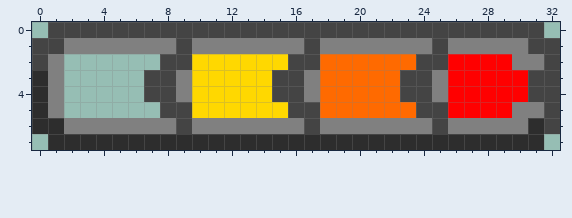
One commit to this pixel-art sprite: output/gui/gui/bar3.png. This is how it looked before the edit.
The file is 33x8 pixels. Colours within 5 levels of each other are drawn and written as one.
After the commit:
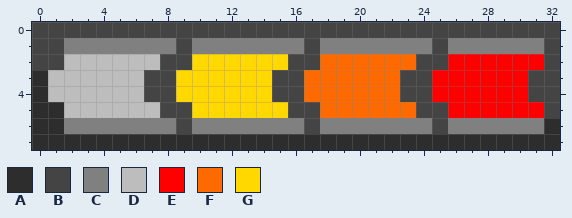
Palette (. is transparent): A #2d2d2d  B #444444  C #808080  D #bdbdbd  E #ff0000  F #ff6a00  G #ffd800
Change:
@@ x 0..32 @@
-0 .BBBBBBBBBBBBBBBBBBBBBBBBBBBBBBB.
-1 BBCCCCCCCBCCCCCCCBCCCCCCCBCCCCCBB
-2 BC......BBGGGGGGBBFFFFFFBBEEEECCB
-3 AC.....BBCGGGGGBBCFFFFFBBCEEEEEBB
-4 AC.....BBCGGGGGBBCFFFFFBBCEEEEEBB
-5 AC......BBGGGGGGBBFFFFFFBBEEEECCB
-6 AACCCCCCCBCCCCCCCBCCCCCCCBCCCCCAB
-7 .AAAAAAAAAAAAAAAAAAAAAAAAAAAAAAA.
+0 BBBBBBBBBBBBBBBBBBBBBBBBBBBBBBBBB
+1 BBCCCCCCCBCCCCCCCBCCCCCCCBCCCCCCB
+2 BBDDDDDDBBGGGGGGBBFFFFFFBBEEEEEEB
+3 ADDDDDDBBGGGGGGBBFFFFFFBBEEEEEEBB
+4 ADDDDDDBBGGGGGGBBFFFFFFBBEEEEEEBB
+5 AADDDDDDBBGGGGGGBBFFFFFFBBEEEEEEB
+6 AACCCCCCCBCCCCCCCBCCCCCCCBCCCCCCA
+7 AAAAAAAAAAAAAAAAAAAAAAAAAAAAAAAAA
Boxes around the changes in both pictures, in picture pixels (x1, y1, x2, y2):
changed: (32, 22, 192, 150)
changed: (512, 22, 560, 150)
changed: (304, 70, 320, 102)
changed: (432, 70, 448, 102)
